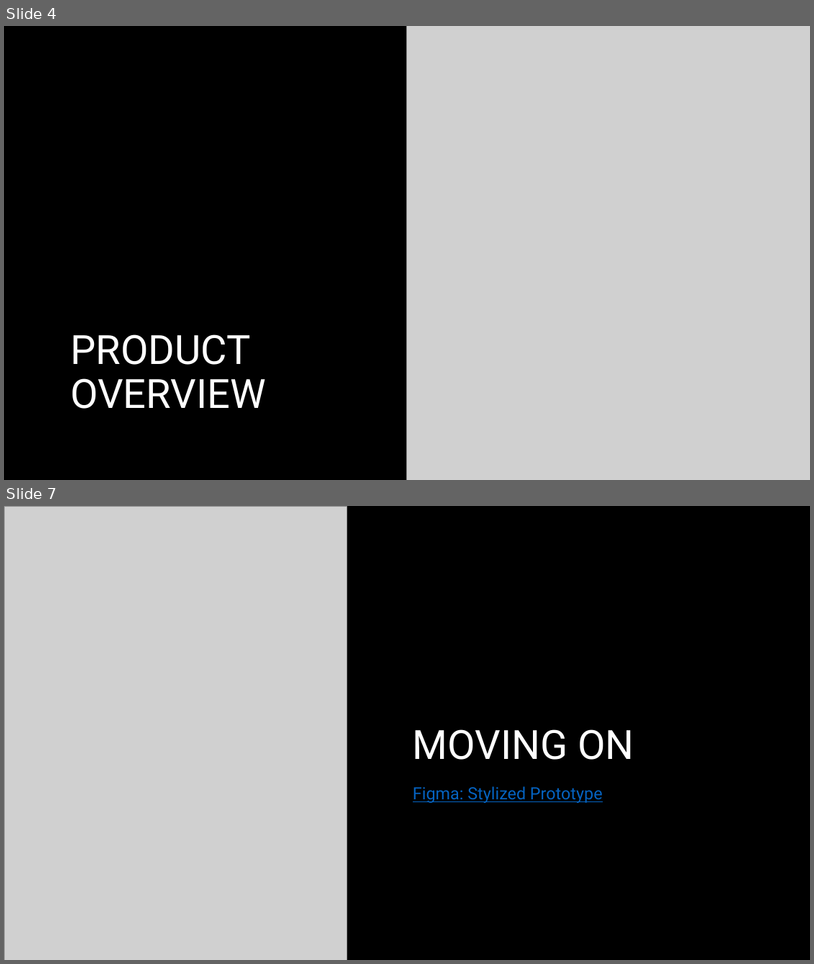
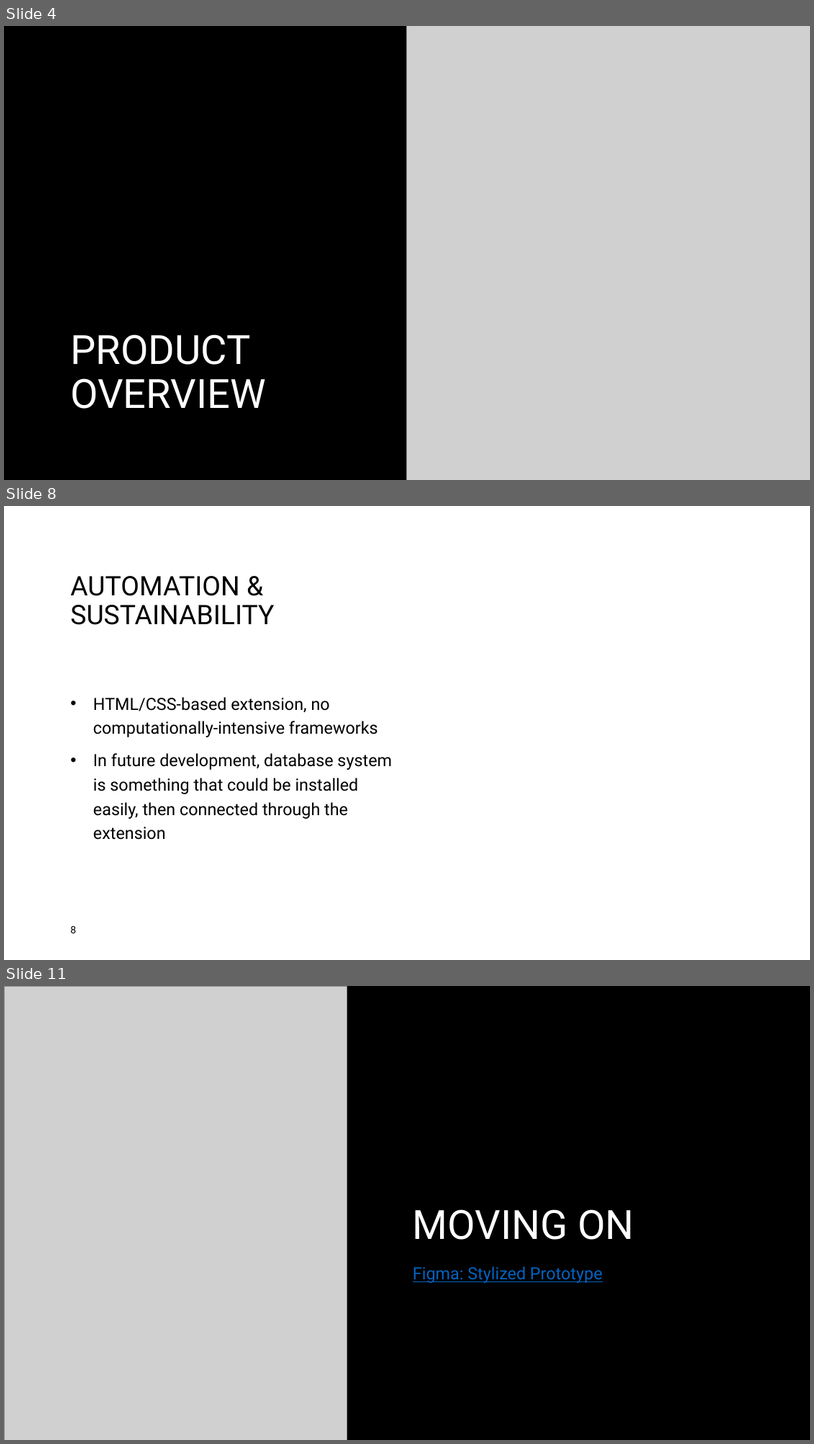
Before and after one commit to IntrixTheName/Error404, a slide deck: Azul Connect.pptx. Shown one above the other, each under a label of ours: slides 4 and 7 before the commit, slides 4, 8 and 11 after it; the slides between them are not shown. The pictures are 814x964 and 814x1444 pixels, drawn with LibreOffice and Linux fonts; fonts in the diff are those of the drawing; grey boxes stand for pictures; background and template pictures are left out. Boxes give left, top, right and bottom in pixels: in the first picture for what was removed or moved away, otherwise in the second. Text is boxed around its words. In the diff, an @@ line names an element or a change of style, - is before the commit and + after.

```diff
--- a/Azul Connect.pptx
+++ b/Azul Connect.pptx
@@ slide 8 added at box(4, 506, 810, 960), background #FFFFFF @@
@@ title added at box(70, 576, 274, 625), 32 pt, text #000000 @@
+AUTOMATION & SUSTAINABILITY
@@ text added at box(93, 697, 392, 839), 20 pt, text #000000 @@
+• HTML/CSS-based extension, no computationally-intensive frameworks
+• In future development, database system is something that could be installed easily, then connected through the extension
@@ page number added at box(70, 926, 76, 933), 12 pt, text #000000 @@
+8
@@ what was slide 7 is now slide 11 @@
```
Also in this commit, not shown: 3 slides changed, 3 other slides added.
